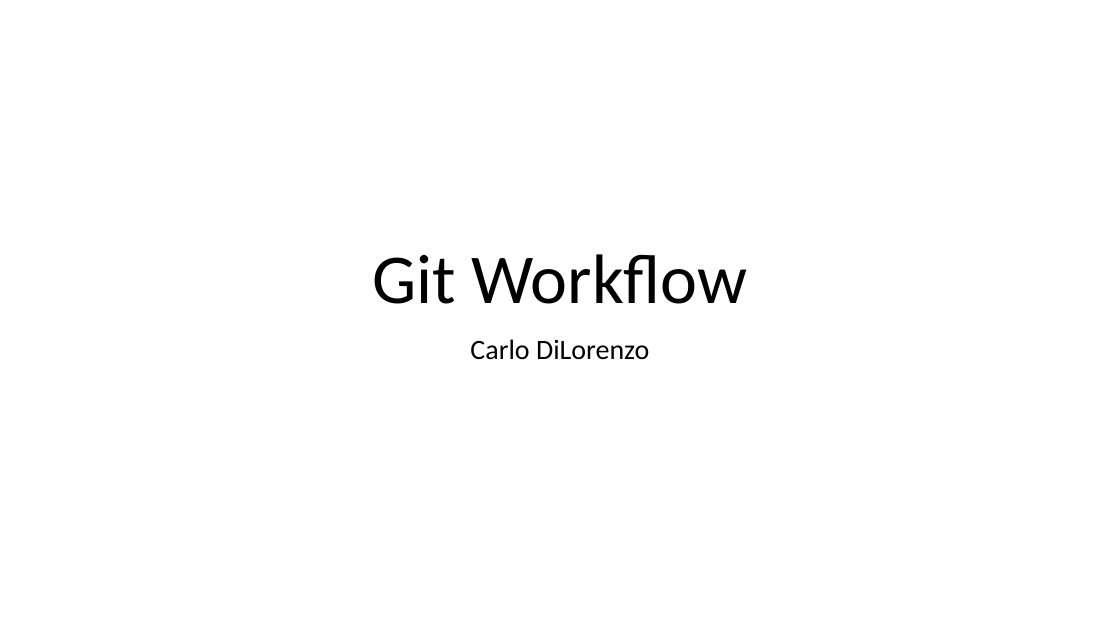
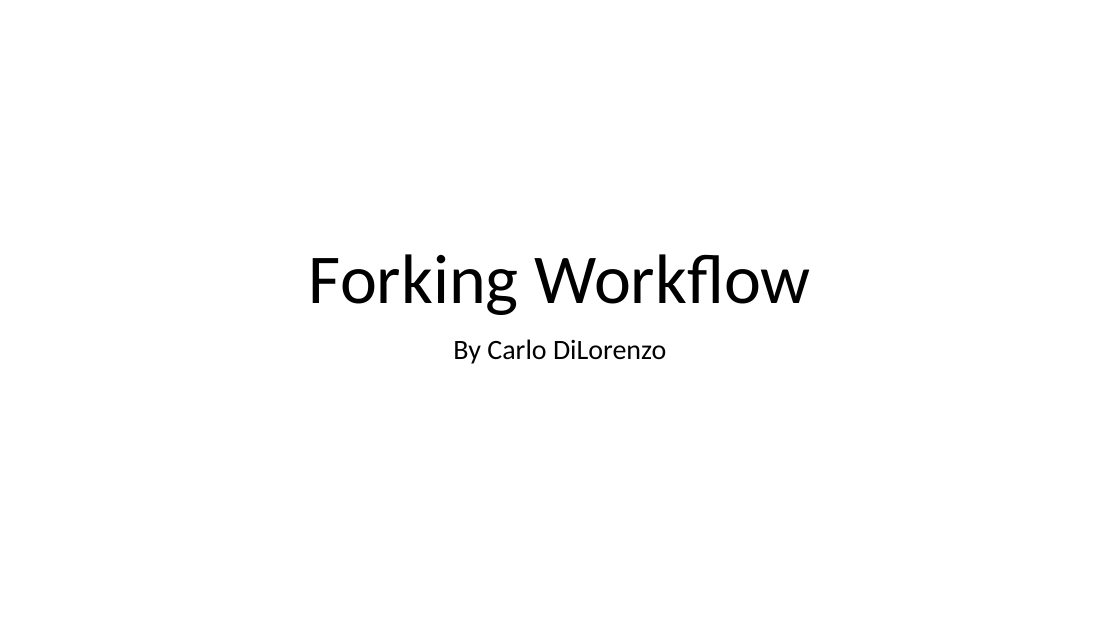
Before and after one commit to dilorc2/forkgitworkflow.github.io, a slide deck: slide 1 of files/GitWorkflow.pptx. Drawn at 1120x630 pixels with LibreOffice and Linux fonts; fonts in the diff are those of the drawing. Boxes give left, top, right and bottom in pixels: in the first picture for what was removed or moved away, otherwise in the second. Text is boxed around its words. In the diff, an @@ line names an element or a change of style, - is before the commit and + after.

```diff
--- a/files/GitWorkflow.pptx
+++ b/files/GitWorkflow.pptx
@@ title at box(309, 254, 811, 315): text changed @@
-Git Workflow
+Forking Workflow
@@ subtitle at box(453, 339, 666, 364): text changed @@
-Carlo DiLorenzo
+By Carlo DiLorenzo
```
Also in this commit, not shown: 1 other slide changed, 6 slides added, 10 slides removed, 4 other files.
